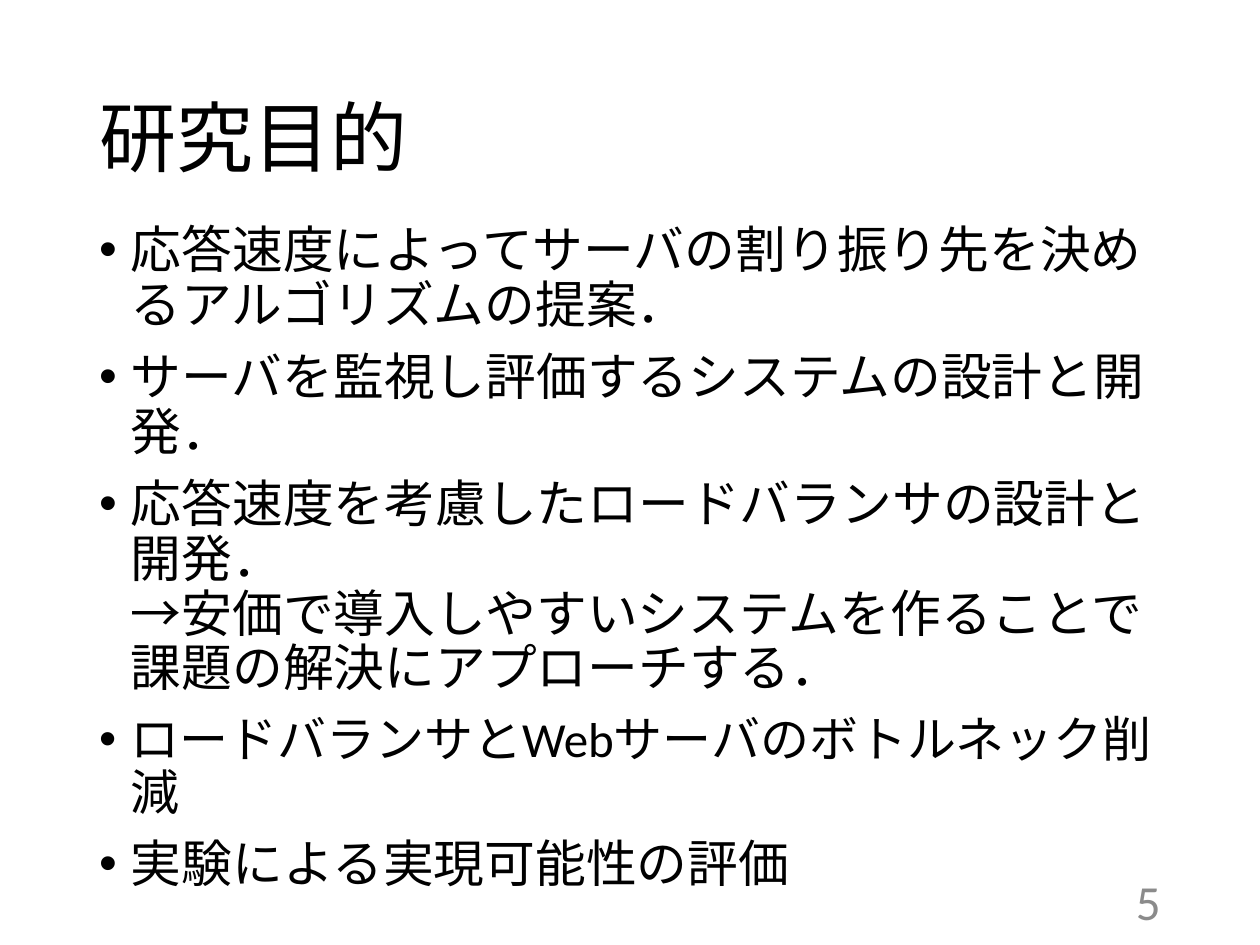
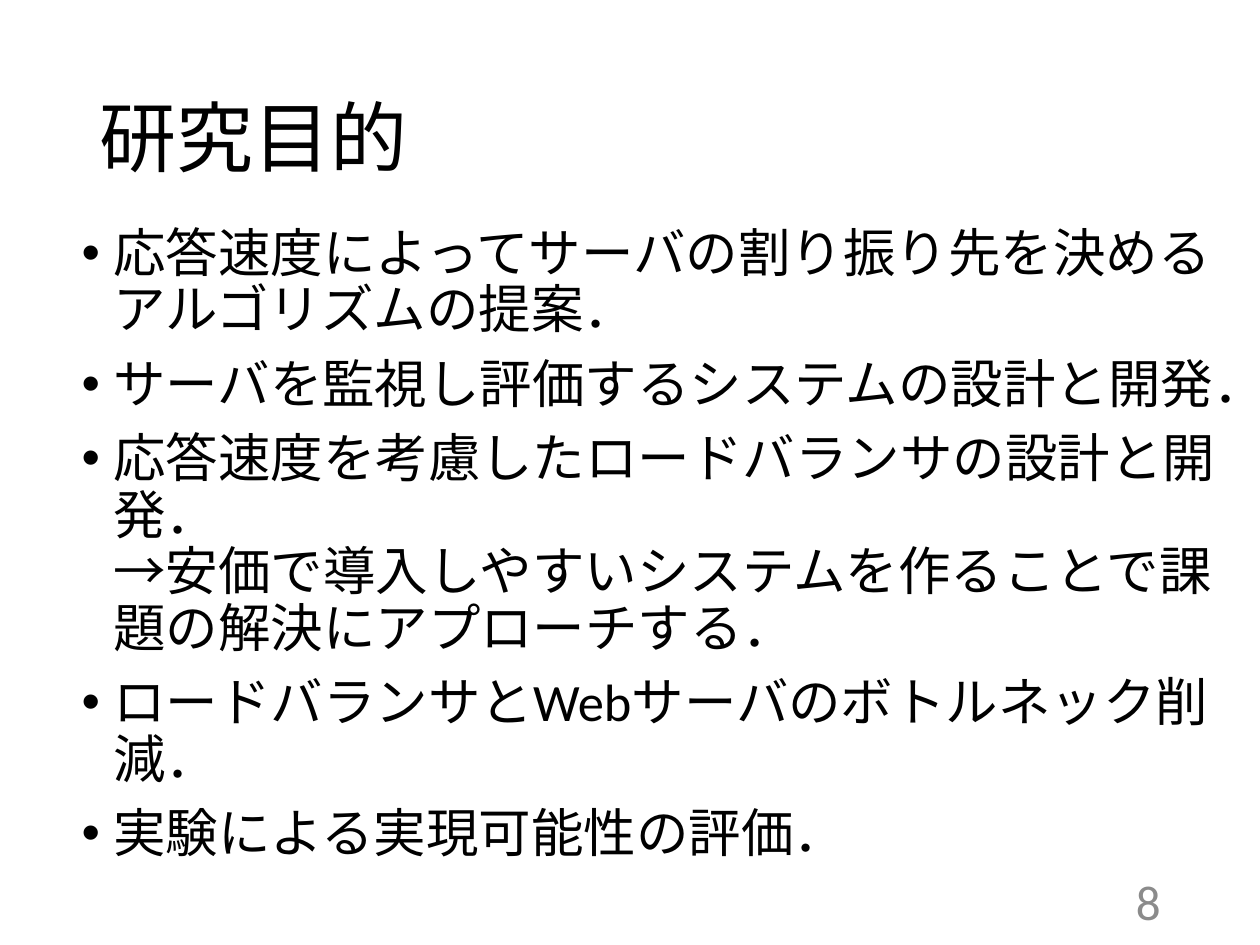
Before and after one commit to kait-takanolab/1821086_matsuo_thesis, a slide deck: slide 8 of 発表用/1821086_卒業研究発表会.pptx (slide 5 before the commit). Drawn at 1260x945 pixels with LibreOffice and Linux fonts; fonts in the diff are those of the drawing. Boxes give left, top, right and bottom in pixels: in the first picture for what was removed or moved away, otherwise in the second. Text is boxed around its words. In the diff, an @@ line names an element or a change of style, - is before the commit and + after.

```diff
--- a/発表用/1821086_卒業研究発表会.pptx
+++ b/発表用/1821086_卒業研究発表会.pptx
@@ text "応答速度によってサーバの割り振り先を決める アルゴリズムの提案．": place and size @@
-text "応答速度によってサーバの割り振り先を決める アルゴリズムの提案．" at [131, 224, 1152, 886]
+text "応答速度によってサーバの割り振り先を決める アルゴリズムの提案．" at [113, 227, 1260, 857]
@@ text at [113, 227, 1210, 332]: text changed; size 29 to 30 pt @@
-• 応答速度によってサーバの割り振り先を決めるアルゴリズムの提案．
+• 応答速度によってサーバの割り振り先を決める
+  アルゴリズムの提案．
@@ text at [113, 359, 1260, 651]: size 29 to 30 pt in "サーバを監視し評価するシステムの設計と開発．", "応答速度を考慮したロードバランサの設計と開発． →安価で導入しやすいシステムを作ることで課題の解決にアプローチする．" @@
@@ text at [113, 677, 1208, 857]: text changed; size 28 to 30 pt @@
-• ロードバランサとWebサーバのボトルネック削減
-• 実験による実現可能性の評価
+• ロードバランサとWebサーバのボトルネック削減．
+• 実験による実現可能性の評価．
@@ page number at [1136, 886, 1161, 920]: text changed @@
-5
+8
```
Also in this commit, not shown: 4 other slides changed, 3 slides added, 3 slides removed, 1 other file.
